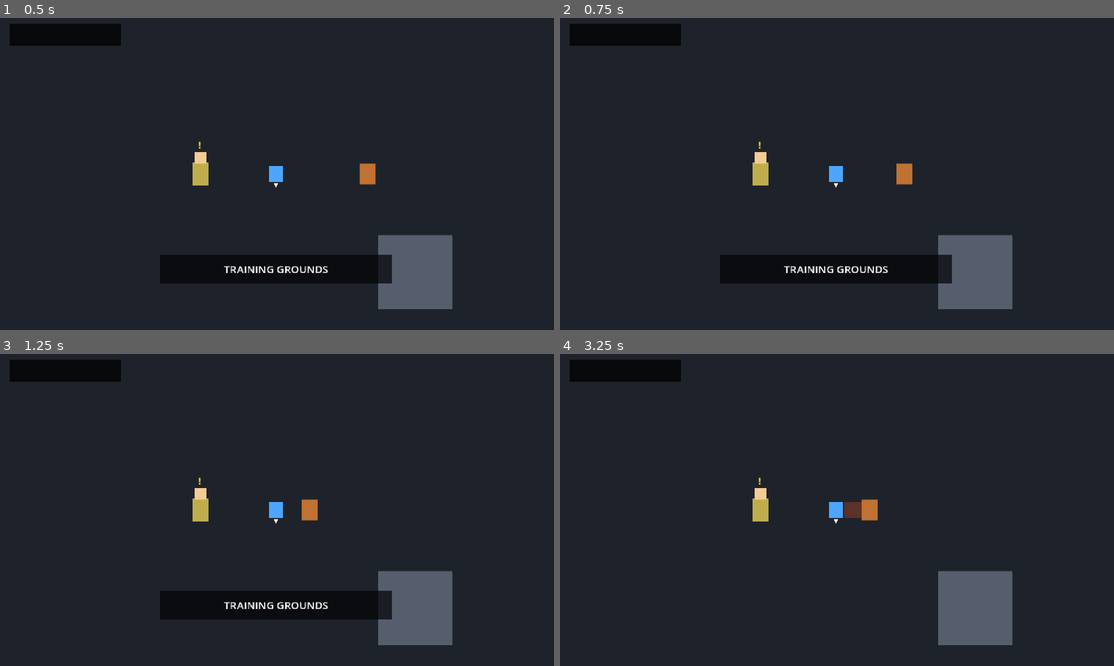
Above: before the commit, frames 1-4 (two rows, left to right).
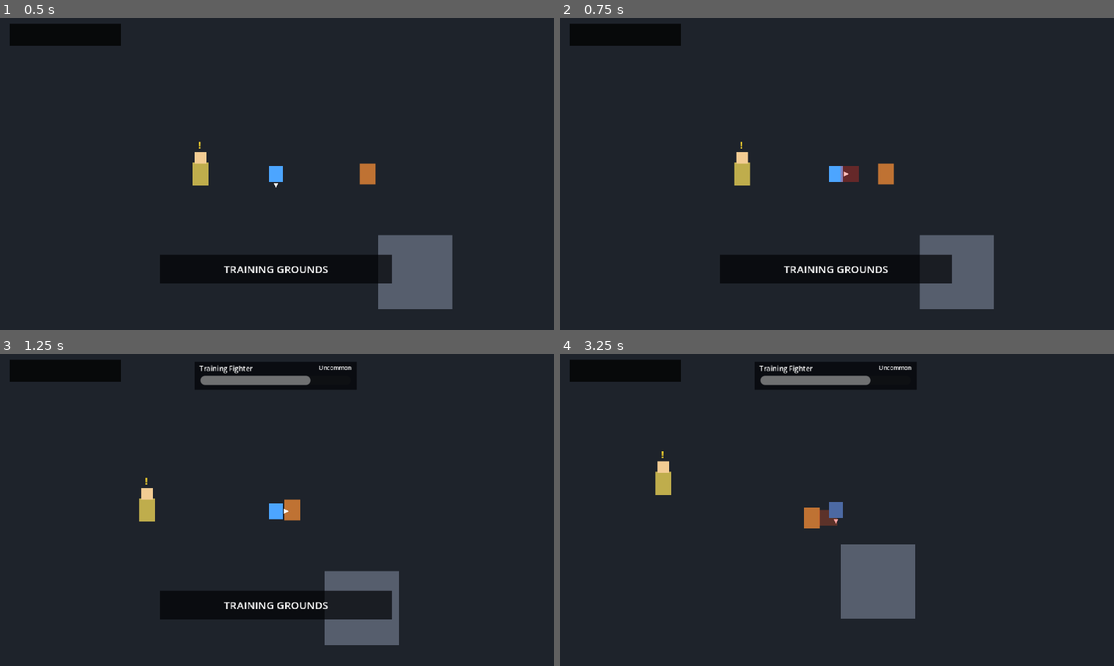
Above: after the commit, the same moments.

Repository: kikajima/dragonballsoullegacy
Game: Godot game, scene res://scenes/bootstrap/bootstrap.tscn
The game is run twice, just before and just after one commit, with the same random seed, the same clock (stepped at 60 frames per second) and the same inputs.
Inputs:
- Up to frame 1 (0.5 s): no input
- Up to frame 2 (0.75 s): tap Enter (ui_accept) at 0.5 s; hold D (move_right) from 0.53 s (still down); tap J (attack) at 0.6 s
- Up to frame 3 (1.25 s): keep holding D (move_right); tap Enter (ui_accept) at 0.77 s; tap O (special_attack) at 0.8 s
- Up to frame 4 (3.25 s): release D (move_right) at 1.28 s; hold S (move_down) 1.28-2.03 s; tap O (special_attack) at 1.35, 2.3 s; tap Enter (ui_accept) at 1.52, 3.02 s; tap J (attack) at 1.55, 2.1, 3.05 s; hold D (move_right) 2.03-2.78 s; hold W (move_up) from 2.78 s (still down); tap Shift (block) at 2.85 s

Frame 1 is identical in both runs. In frame 2, 2.5% of the frame differs, in the area x 31-82%, y 39-94%; in frame 3, 7.0%; in frame 4, 10%, in the area x 17-82%, y 2-94%.
Error before the commit: Attempt to call function 'is_casting' in base 'null instance' on a null instance. (res://actors/player/player.gd:77)

Commit message:
feat: add special energy attack component to player

Diff:
--- a/actors/player/player.tscn
+++ b/actors/player/player.tscn
@@ -26,6 +26,9 @@
 [ext_resource type="Script" path="res://components/status/status_effect_component.gd" id="24_status"]
 [ext_resource type="Script" path="res://components/transformations/transformation_component.gd" id="25_transform"]
 [ext_resource type="Script" path="res://components/combat/combo_tracker_component.gd" id="26_combo"]
+[ext_resource type="Script" path="res://combat/special/special_attack_component.gd" id="27_special"]
+[ext_resource type="PackedScene" path="res://combat/special/special_attack_projectile.tscn" id="28_special_projectile"]
+[ext_resource type="PackedScene" path="res://combat/special/special_attack_beam.tscn" id="29_special_beam"]
 
 [sub_resource type="RectangleShape2D" id="RectangleShape2D_player"]
 size = Vector2(10, 8)
@@ -183,6 +186,14 @@
 combo_timeout = 1.25
 minimum_visible_hits = 2
 
+[node name="SpecialAttackComponent" type="Node" parent="Components"]
+script = ExtResource("27_special")
+projectile_scene = ExtResource("28_special_projectile")
+beam_scene = ExtResource("29_special_beam")
+ki_component_path = NodePath("../KiComponent")
+loadout_component_path = NodePath("../AbilityLoadoutComponent")
+spawn_distance = 20.0
+
 [node name="Hurtbox" type="Area2D" parent="."]
 collision_layer = 2
 collision_mask = 0
Not shown: 1 places in actors/player/player.tscn that only renumber resources
